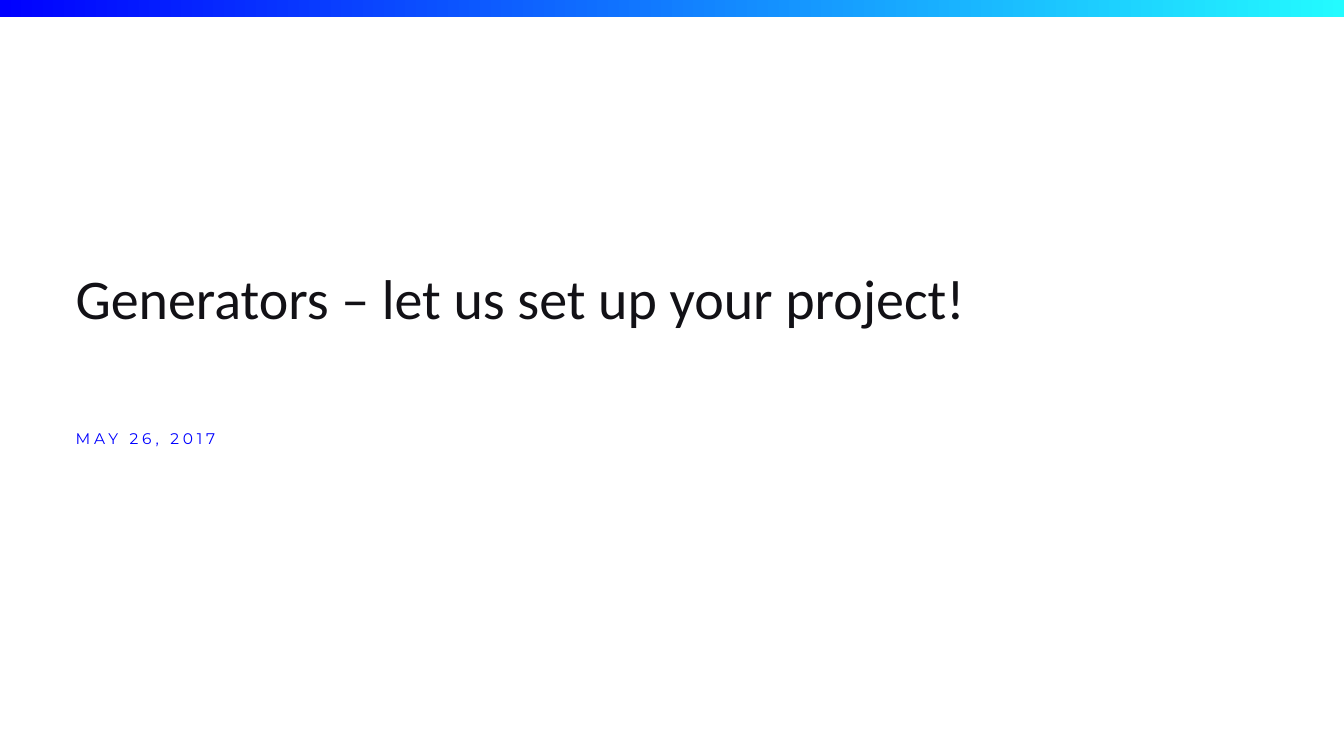
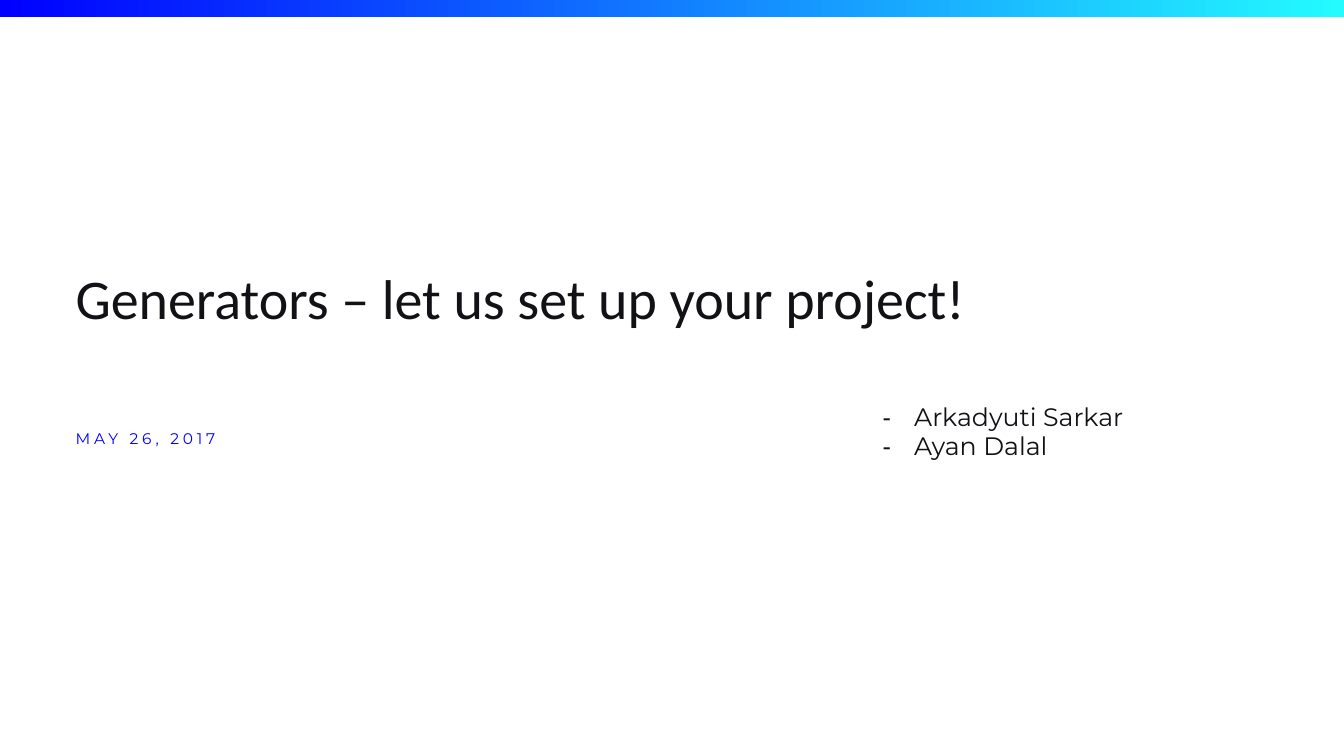
Before and after one commit to dalalayan1/shell-generator, a slide deck: slide 2 of generators.pptx. Drawn at 1344x756 pixels with LibreOffice and Linux fonts; fonts in the diff are those of the drawing; background and template pictures are left out. Boxes give left, top, right and bottom in pixels: in the first picture for what was removed or moved away, otherwise in the second. Text is boxed around its words. In the diff, an @@ line names an element or a change of style, - is before the commit and + after.

```diff
--- a/generators.pptx
+++ b/generators.pptx
@@ text added at [914,407,1123,460], 18 pt, text #121116 @@
+– Arkadyuti Sarkar
+– Ayan Dalal
```
Also in this commit, not shown: 5 other slides changed, 1 slide added.
